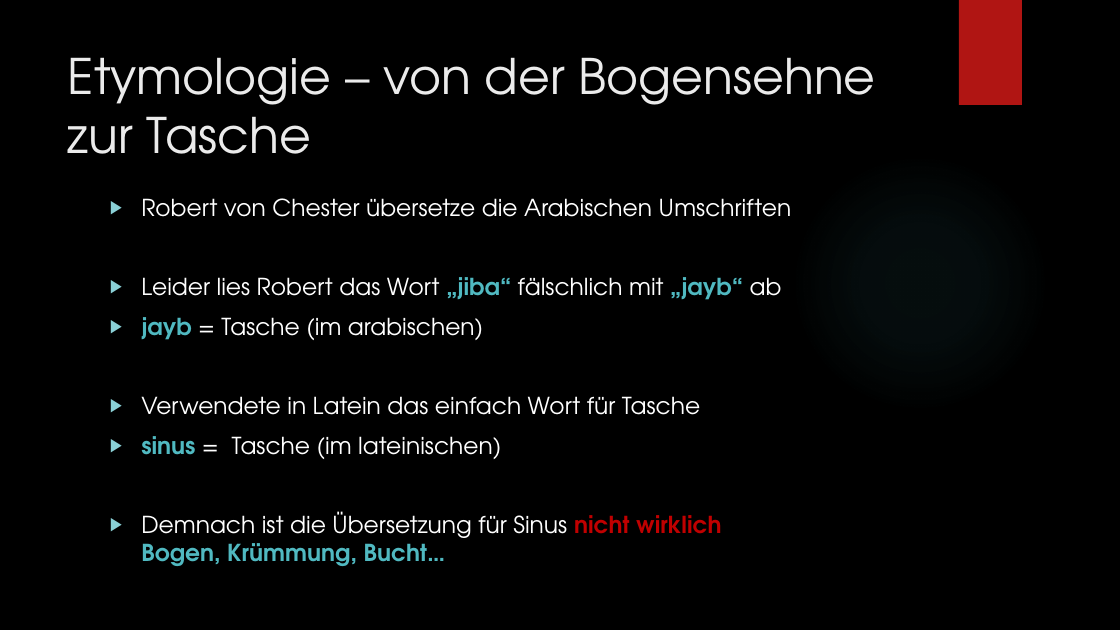
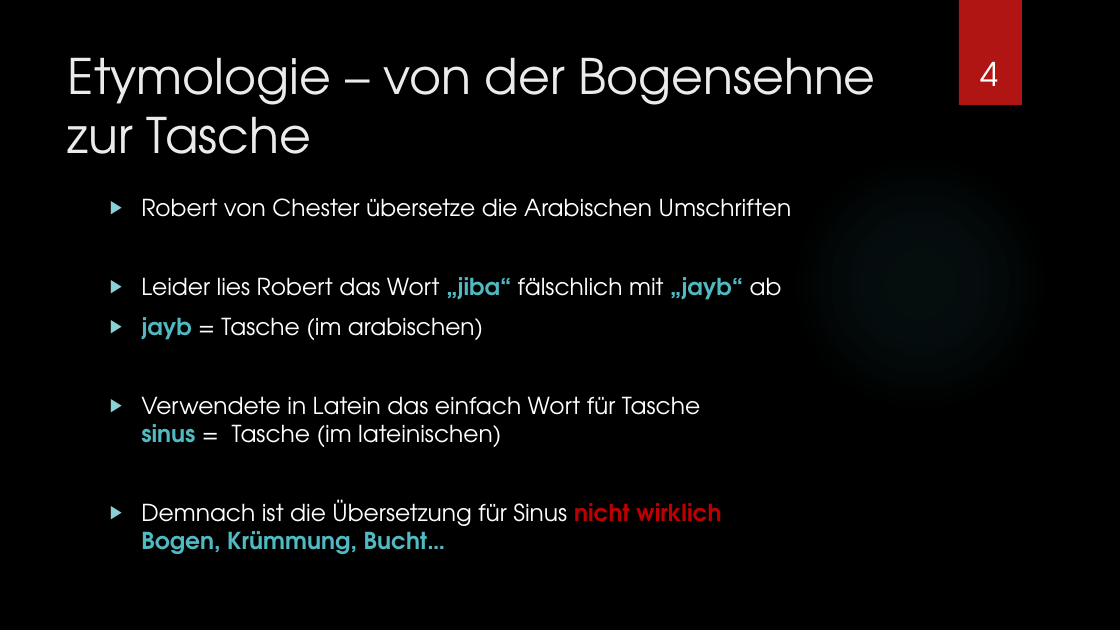
Before and after one commit to ProofTyler/hs, a slide deck: slide 4 of material/Sinus und Kosinus.pptx. Drawn at 1120x630 pixels with LibreOffice and Linux fonts; fonts in the diff are those of the drawing; background and template pictures are left out. Boxes give left, top, right and bottom in pixels: in the first picture for what was removed or moved away, otherwise in the second. Text is boxed around its words. In the diff, an @@ line names an element or a change of style, - is before the commit and + after.

```diff
--- a/material/Sinus und Kosinus.pptx
+++ b/material/Sinus und Kosinus.pptx
@@ page number added at (x1=980, y1=62, x2=998, y2=86), 28 pt, text #FFFFFF @@
+4
@@ text at (x1=141, y1=396, x2=700, y2=447): text changed @@
-▶ Verwendete in Latein das einfach Wort für Tasche
-▶ sinus = Tasche (im lateinischen)
+▶ Verwendete in Latein das einfach Wort für Tasche
+  sinus = Tasche (im lateinischen)
```
Also in this commit, not shown: 12 other slides changed, 7 slides added.
